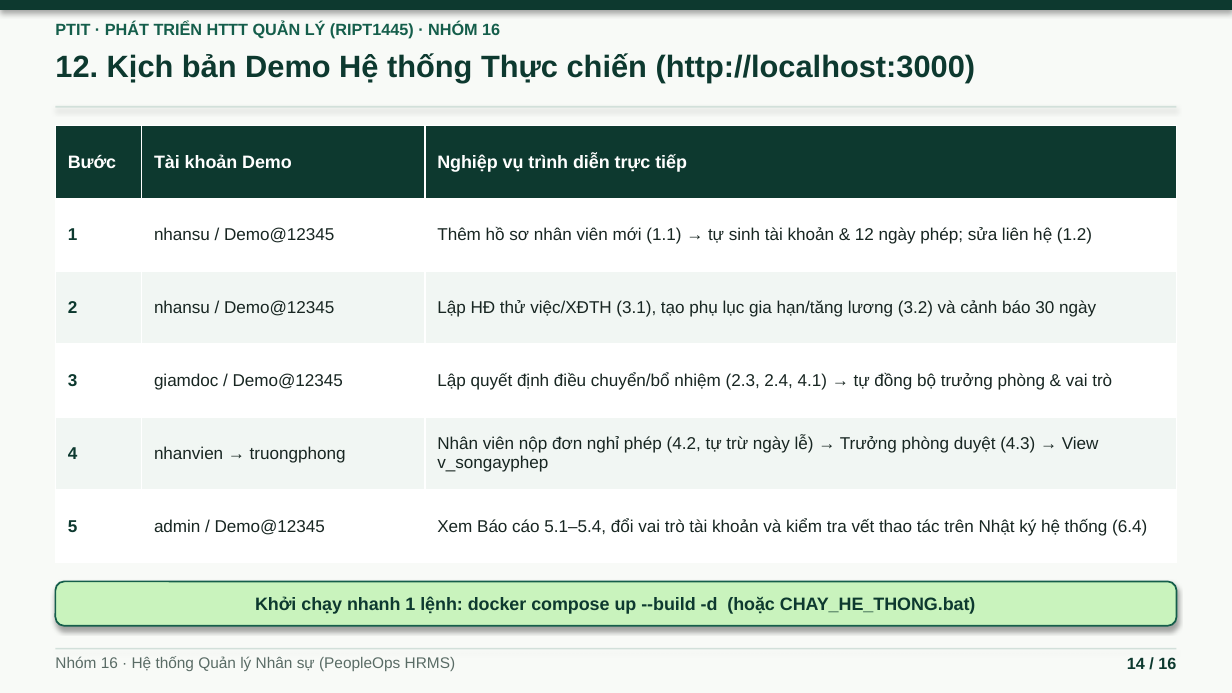
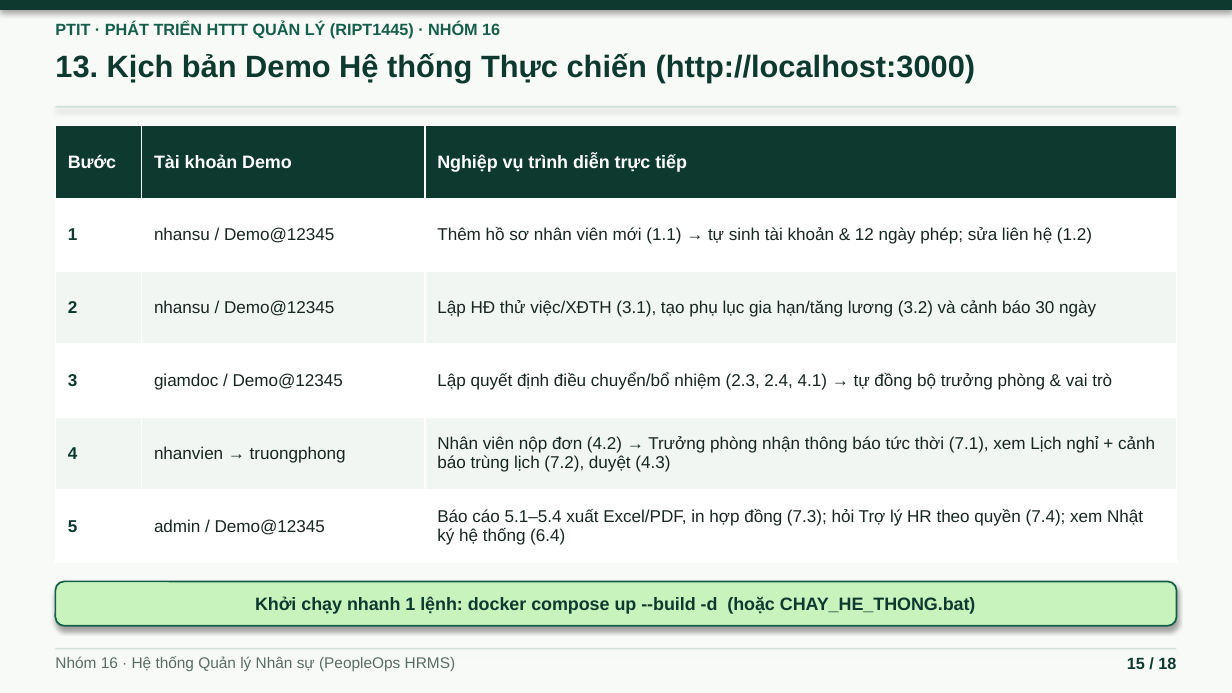
Before and after one commit to ninhduo263/human-resource-management-system, a slide deck: slide 15 of bao-cao/BAO_CAO_HTTTQL_Nhom16.pptx (slide 14 before the commit). Drawn at 1232x693 pixels with LibreOffice and Linux fonts; fonts in the diff are those of the drawing. Boxes give left, top, right and bottom in pixels: in the first picture for what was removed or moved away, otherwise in the second. Text is boxed around its words. In the diff, an @@ line names an element or a change of style, - is before the commit and + after.

Commit message:
feat: thông báo realtime, lịch nghỉ phép, xuất Excel/PDF, trợ lý HR (nhóm 7.0)
- Thông báo thời gian thực (SSE) + chuông thông báo + Dashboard "Việc cần xử lý & cảnh báo"
  (cảnh báo suy ra từ dữ liệu đã lọc theo quyền, không thêm bảng ERD)
- Tab Lịch nghỉ phép theo tháng, cảnh báo trùng lịch khi duyệt đơn
- Xuất Excel (.xlsx), PDF theo mẫu, in hợp đồng lao động
- Trợ lý HR có phân quyền: Claude (ANTHROPIC_API_KEY) hoặc chế độ ngoại tuyến;
  chỉ đọc dữ liệu theo vai trò, ghi nhật ký, giới hạn tần suất
- Sơ đồ: BFD thêm nhóm 7 (28 chức năng), DFD ngữ cảnh/mức 0 thêm 7.0 và Dịch vụ AI,
  thêm DFD mức 1 (7.0), Use Case thêm gói 7.0
- Cập nhật báo cáo .docx (mục 2.5.7, 3.3.8, 3.10, 5.5.10, mục lục tự sinh) và slide .pptx (18 slide)
- Tài liệu features-docs/07

```diff
--- a/bao-cao/BAO_CAO_HTTTQL_Nhom16.pptx
+++ b/bao-cao/BAO_CAO_HTTTQL_Nhom16.pptx
@@ text at bbox=[55, 53, 976, 83]: text changed @@
-12. Kịch bản Demo Hệ thống Thực chiến (http://localhost:3000)
+13. Kịch bản Demo Hệ thống Thực chiến (http://localhost:3000)
@@ table at bbox=[55, 126, 1177, 563] @@
-row 5, column 3: Nhân viên nộp đơn nghỉ phép (4.2, tự trừ ngày lễ) → Trưởng phòng duyệt (4.3) → View v_songayphep
+row 5, column 3: Nhân viên nộp đơn (4.2) → Trưởng phòng nhận thông báo tức thời (7.1), xem Lịch nghỉ + cảnh báo trùng lịch (7.2), duyệt (4.3)
-row 6, column 3: Xem Báo cáo 5.1–5.4, đổi vai trò tài khoản và kiểm tra vết thao tác trên Nhật ký hệ thống (6.4)
+row 6, column 3: Báo cáo 5.1–5.4 xuất Excel/PDF, in hợp đồng (7.3); hỏi Trợ lý HR theo quyền (7.4); xem Nhật ký hệ thống (6.4)
@@ text at bbox=[1127, 657, 1176, 669]: text changed @@
-14 / 16
+15 / 18
```
Also in this commit, not shown: 14 other slides changed, 2 slides added, 31 other files.
